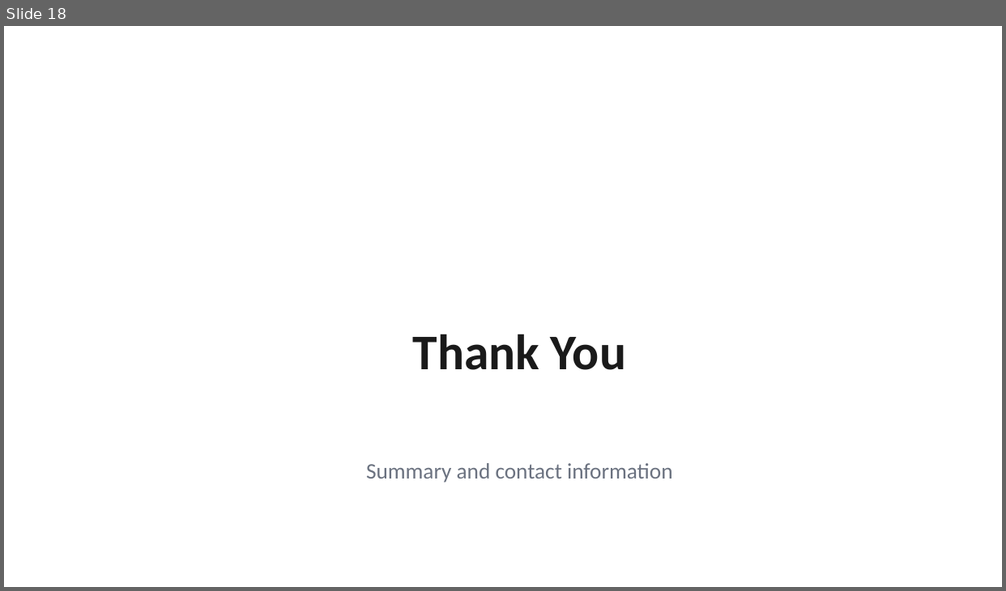
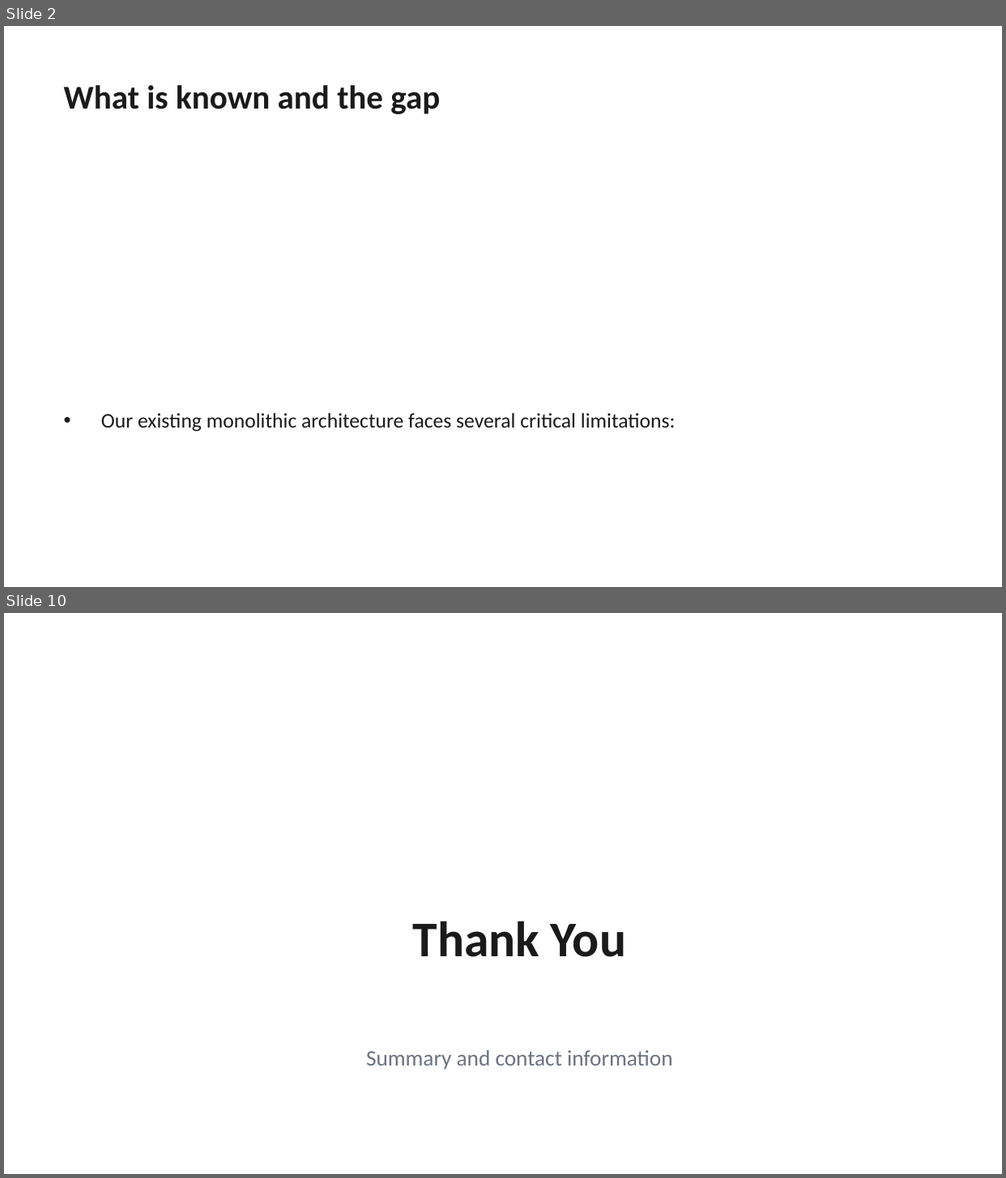
Before and after one commit to AdamYin007/Presentation-OS, a slide deck: examples/business-review/output.pptx. Shown one above the other, each under a label of ours: slide 18 before the commit, slides 2 and 10 after it; the slides between them are not shown. The pictures are 1006x591 and 1006x1178 pixels, drawn with LibreOffice and Linux fonts; fonts in the diff are those of the drawing. Boxes give left, top, right and bottom in pixels: in the first picture for what was removed or moved away, otherwise in the second. Text is boxed around its words. In the diff, an @@ line names an element or a change of style, - is before the commit and + after.

```diff
--- a/examples/business-review/output.pptx
+++ b/examples/business-review/output.pptx
@@ slide 2 added at <box>4,26,1002,587</box>, background #FFFFFF @@
@@ text added at <box>64,85,440,114</box>, 24 pt, text #1A1A1A, bold @@
+What is known and the gap
@@ text added at <box>101,413,675,432</box>, 15 pt, text #1A1A1A @@
+• Our existing monolithic architecture faces several critical limitations:
@@ what was slide 18 is now slide 10 @@
```
Also in this commit, not shown: 8 other slides added, 17 slides removed, 12 other files.
